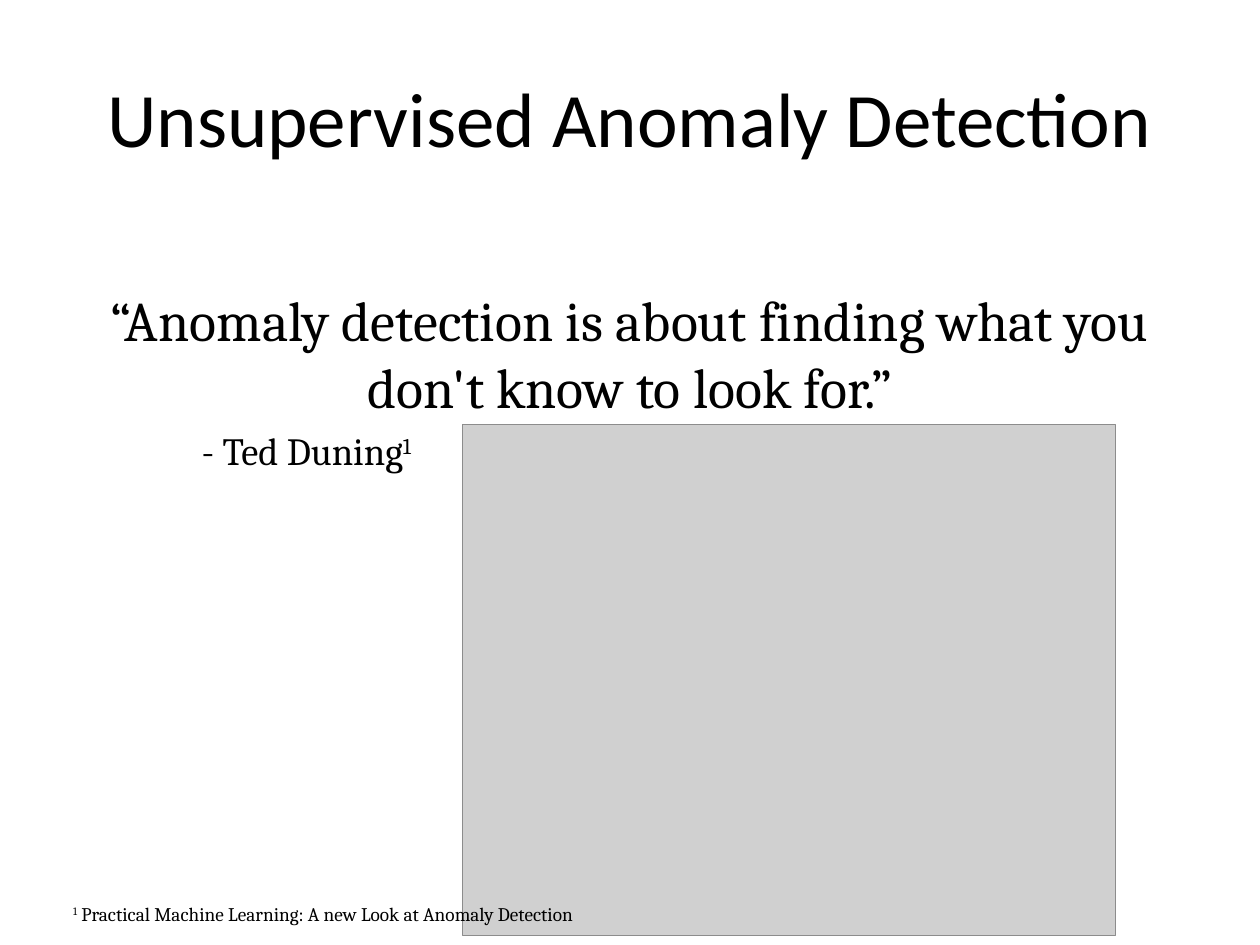
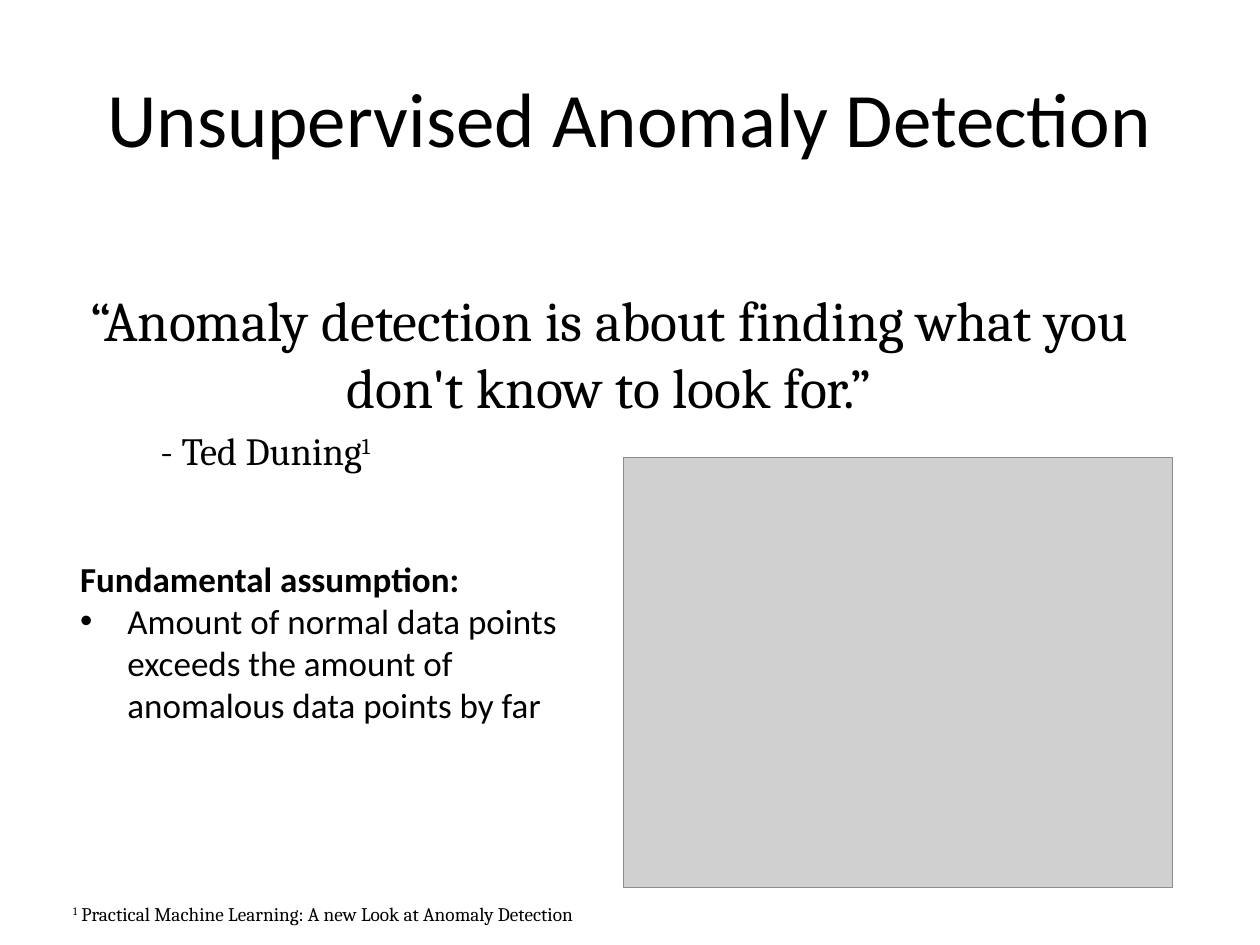
Before and after one commit to peterschrott/axa-driver-telematics, a slide deck: slide 4 of report/02-presentation/presentation.pptx. Drawn at 1260x945 pixels with LibreOffice and Linux fonts; fonts in the diff are those of the drawing; grey boxes stand for pictures. Boxes give left, top, right and bottom in pixels: in the first picture for what was removed or moved away, otherwise in the second. Text is boxed around its words. In the diff, an @@ line names an element or a change of style, - is before the commit and + after.

```diff
--- a/report/02-presentation/presentation.pptx
+++ b/report/02-presentation/presentation.pptx
@@ text "“Anomaly detection is about finding ..." moved from (x1=111, y1=301, x2=1148, y2=466) to (x1=90, y1=301, x2=1127, y2=466) @@
@@ picture resized from (x1=462, y1=425, x2=1115, y2=936) to (x1=624, y1=457, x2=1173, y2=887) @@
@@ text added at (x1=80, y1=567, x2=556, y2=724), 20 pt, text #000000 @@
+Fundamental assumption:
+• Amount of normal data points exceeds the amount of anomalous data points by far
```
Also in this commit, not shown: 3 other slides changed, 1 slide added, 1 slide removed, 3 other files.
